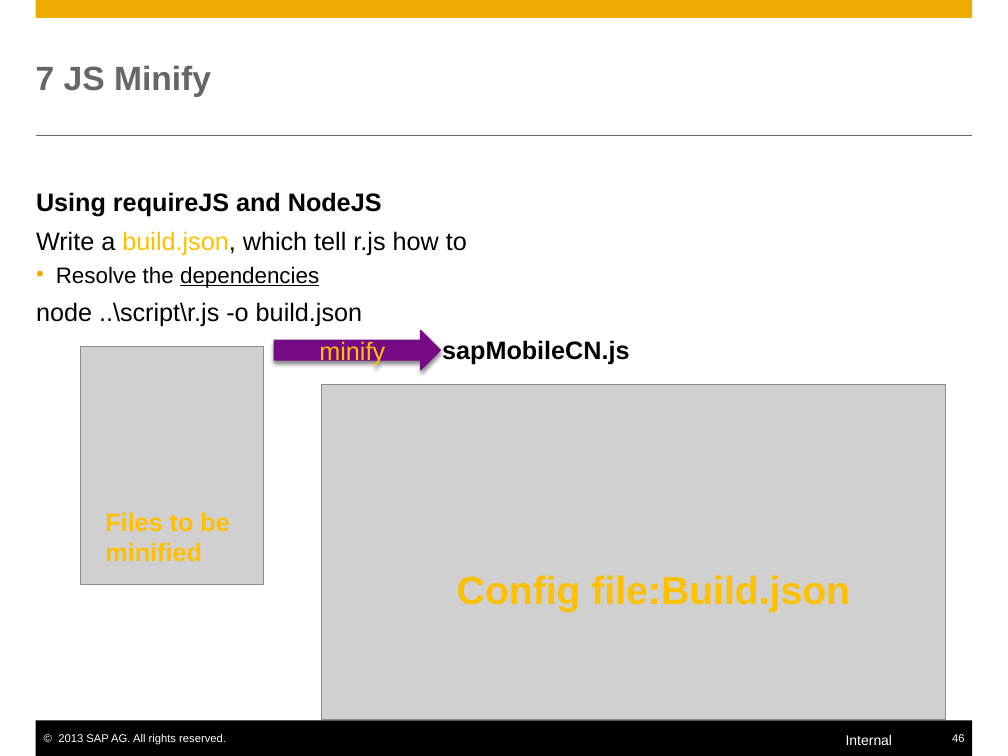
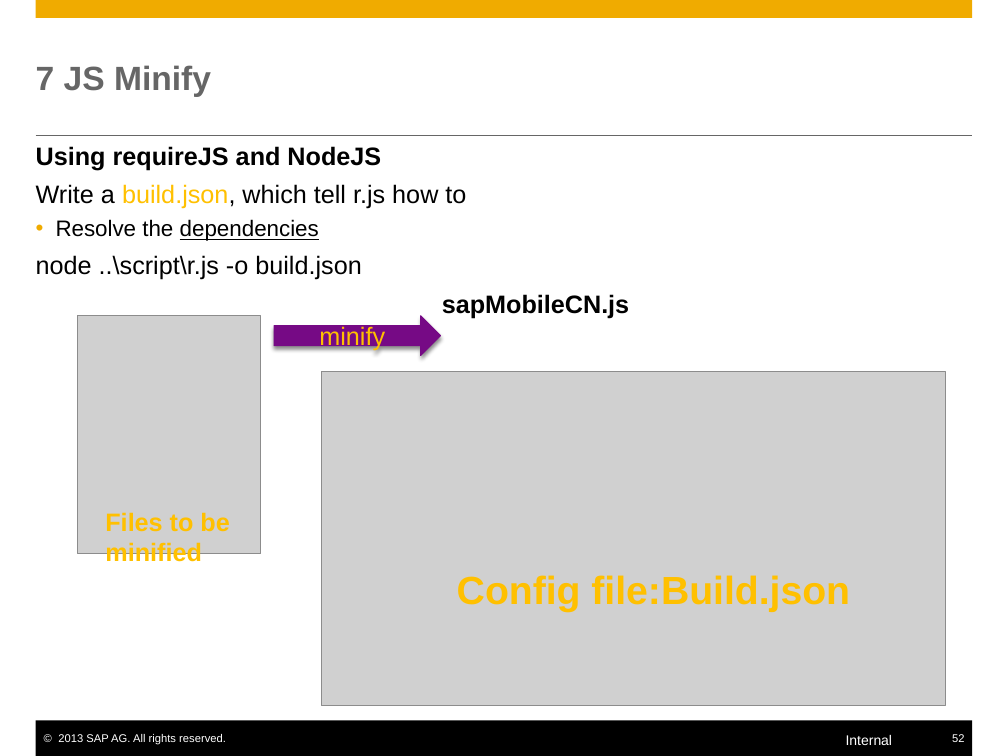
Before and after one commit to yjhcjykwbk-jlsec/mynodejs, a slide deck: slide 52 of nodejs.pptx (slide 46 before the commit). Drawn at 1008x756 pixels with LibreOffice and Linux fonts; fonts in the diff are those of the drawing; grey boxes stand for pictures. Boxes give left, top, right and bottom in pixels: in the first picture for what was removed or moved away, otherwise in the second. Text is boxed around its words. In the diff, an @@ line names an element or a change of style, - is before the commit and + after.

```diff
--- a/nodejs.pptx
+++ b/nodejs.pptx
@@ text "Using requireJS and NodeJS" moved from (x1=36, y1=192, x2=629, y2=365) to (x1=36, y1=146, x2=629, y2=319) @@
@@ picture moved from (x1=81, y1=347, x2=264, y2=585) to (x1=78, y1=316, x2=261, y2=553) @@
@@ right arrow "minify" moved from (x1=274, y1=331, x2=440, y2=370) to (x1=274, y1=316, x2=440, y2=355) @@
@@ picture moved from (x1=322, y1=385, x2=946, y2=720) to (x1=322, y1=371, x2=946, y2=706) @@
@@ page number at (x1=952, y1=734, x2=964, y2=742): text changed @@
-46
+52
```
Also in this commit, not shown: 17 other slides changed, 8 slides added, 2 slides removed, 6 other files.
